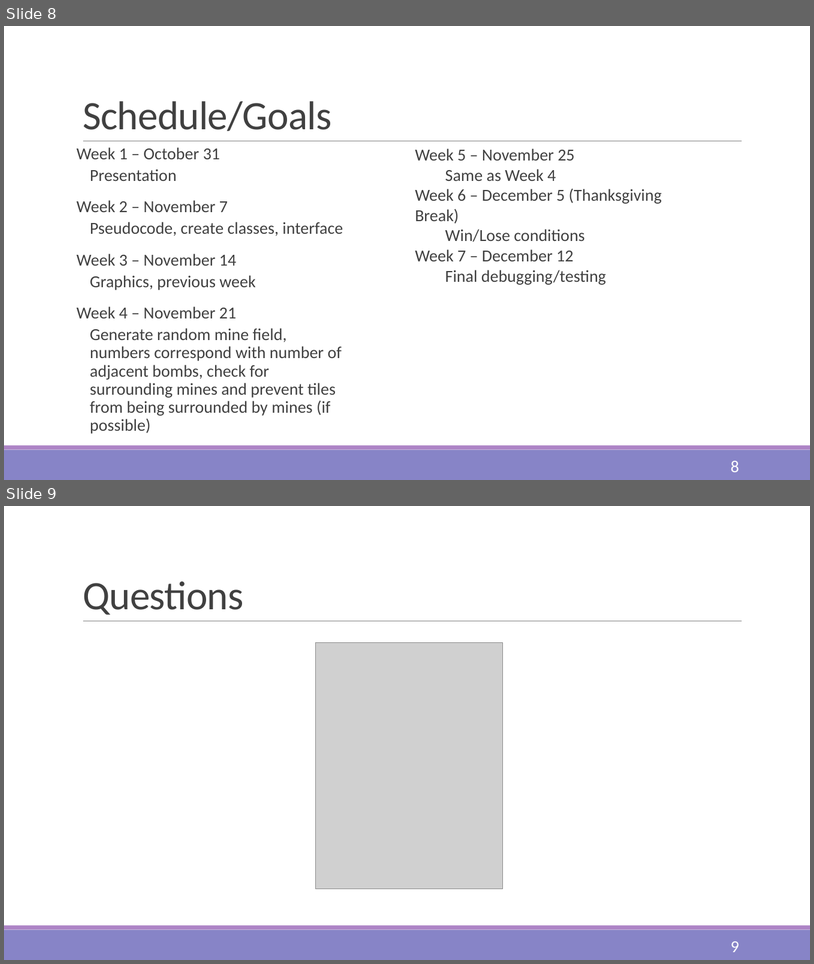
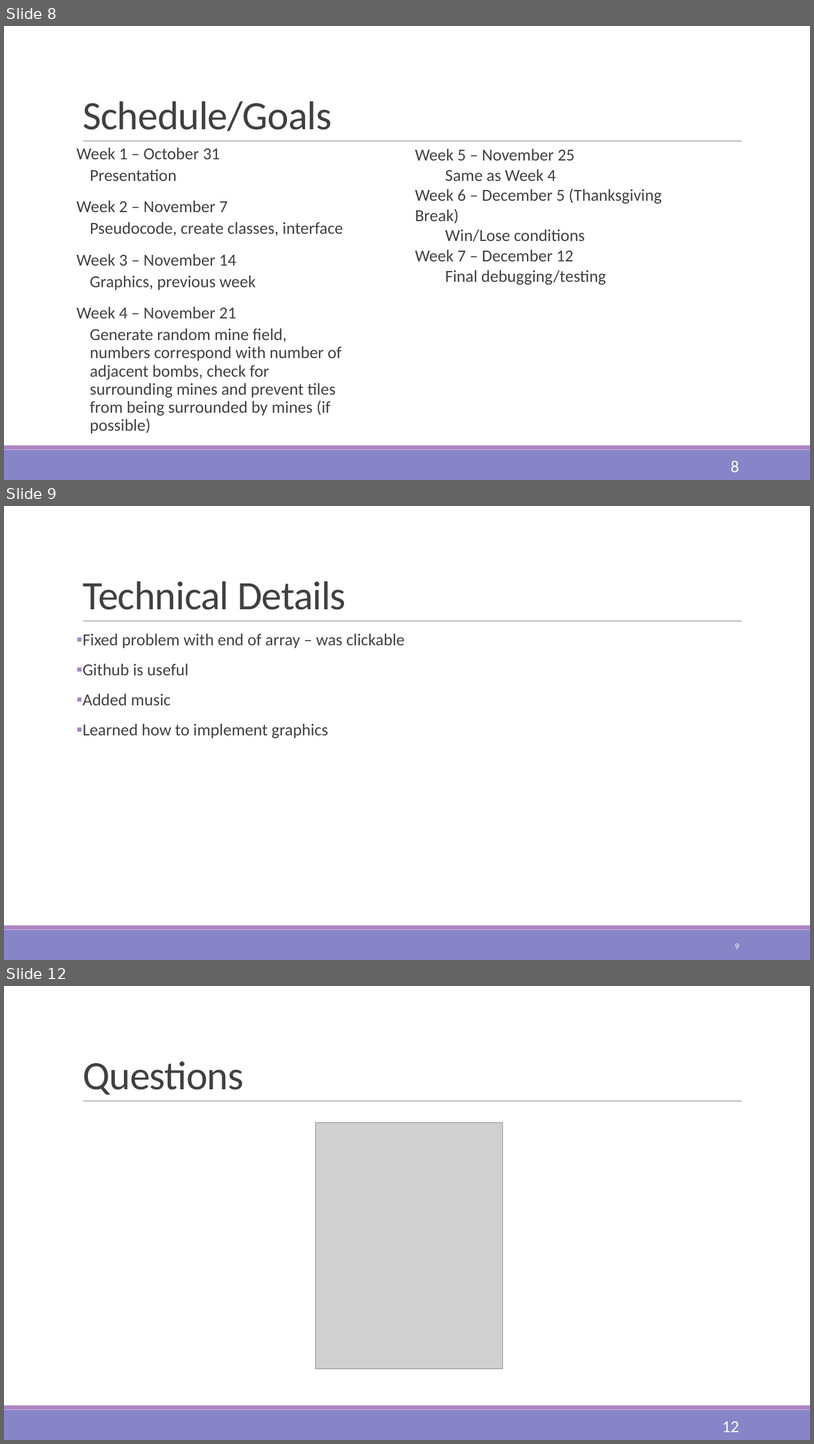
Before and after one commit to jrand35/Minesweeper, a slide deck: FinalPowerpoint.pptx. Shown one above the other, each under a label of ours: slides 8 and 9 before the commit, slides 8, 9 and 12 after it; the slides between them are not shown. The pictures are 814x964 and 814x1444 pixels, drawn with LibreOffice and Linux fonts; fonts in the diff are those of the drawing; grey boxes stand for pictures. Boxes give left, top, right and bottom in pixels: in the first picture for what was removed or moved away, otherwise in the second. Text is boxed around its words. In the diff, an @@ line names an element or a change of style, - is before the commit and + after.

```diff
--- a/FinalPowerpoint.pptx
+++ b/FinalPowerpoint.pptx
@@ slide 9 added at [4,506,810,960], background #FFFFFF; not listed: 3 template elements that a slide beside it also shows @@
@@ title added at [83,581,346,610], 48 pt, text #404040 @@
+Technical Details
@@ text added at [83,633,405,738], 20 pt, text #404040 @@
+▪ Fixed problem with end of array – was clickable
+▪ Github is useful
+▪ Added music
+▪ Learned how to implement graphics
@@ page number added at [735,943,740,949], 10.5 pt, text #FFFFFF @@
+9
@@ what was slide 9 is now slide 12 @@
@@ page number at [722,1421,739,1432]: text changed @@
-9
+12
```
Also in this commit, not shown: 1 slide changed, 2 other slides added.
